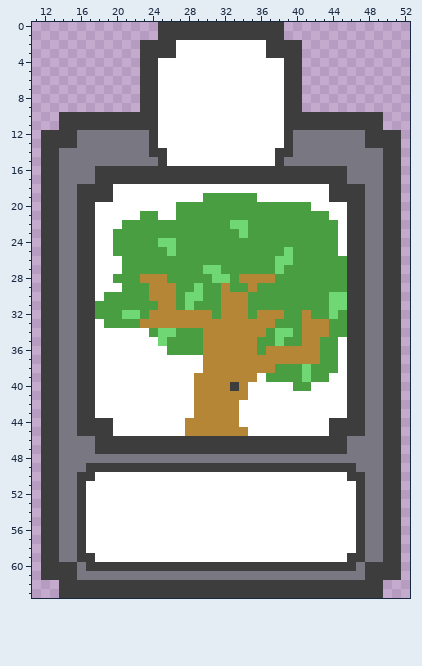
Two states of a pixel-art sprite, src/images/card-tree.png. The first picture shows the starting point.
The file is 64x64 pixels. Shown: x 11..52, y 0..63.
New version:
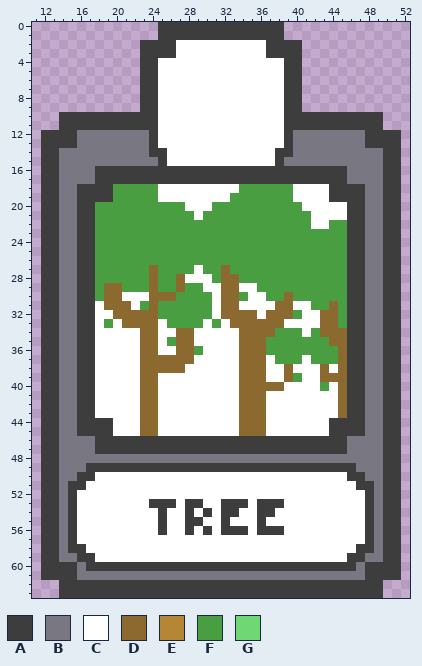
Palette (. is transparent): A #3d3d3d  B #797882  C #ffffff  D #8c6a2f  E #b48635  F #499e41  G #70d775
Edits made:
Changed rows in their new state; - is an unchanged pixel.
first column x 18:
18 --FFFFF---------FFFFFF------
19 --FFFFF-----CCC---FFFF------
20 FFFFFFFFF-CCC----------C----
21 FFFFF--FF--C------------CC--
22 FFF------------FF-------CC-F
23 FF--------------F----------F
24 FF-----FF------------------F
25 FF------F------------F-----F
26 FFF-----------------FF------
27 FFF---D----CFFD-----F-------
28 FF---FDF-DCCCFDDFFFF--------
29 FDD---DFFD-FCCDDCC----------
30 FDDCCCDDD-FF-CDDFCC--D----FF
31 CDDDC-DFF-F--CDDCCCCDDCC--DF
32 CCDDDDDFFFFFFCDDDDCDDD-CCDD-
33 --CDDDDCFFFFCFCDDDDDDCCCCDD-
34 -----DDCCDDCCCCCDDDDFF-CFDDD
35 -----DDC-DDCCCCCDDD-F--FF-DD
36 -----DD-CDD-CCCCDDDFFFFFF--D
37 -----DDDDDD-CCCCDDDCFFFCF--D
38 -----DDDDD--CCCCDDDCCDCCCDCD
39 -----DD----CCCCCDDDCCD-CCDDD
40 -----DD----CCCCCDDDDD-CC-F-D
41 -----DD----CCCCCDDD--------D
42 -----DD----CCCCCDDD--------D
43 -----DD----CCCCCDDD--------D
44 -----DD---CCCCCCDDD---------
45 -----DD---CCCCCCDDD---------
first column x 15:
51 A--------------------------------A
52 AC------------------------------CA
53 AC-------AAA-AA--AAA-AAA--------CA
54 AC--------A--A-A-AA--AA---------CA
55 AC--------A--AA--A---A----------CA
56 AC--------A--A-A-AAA-AAA--------CA
57 AC------------------------------CA
58 A--------------------------------A
Where, in picture pixels (left, top, right, bottom), the same in both pictures:
changed: (95, 184, 347, 436)
changed: (68, 481, 86, 553)
changed: (356, 481, 374, 553)
changed: (149, 499, 284, 535)
